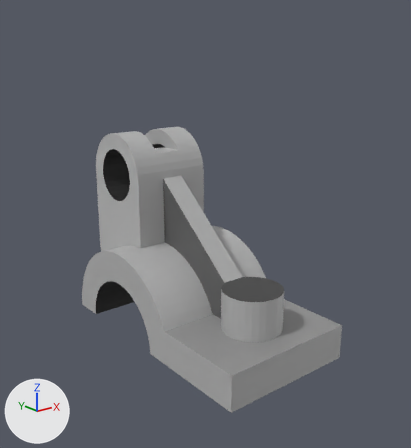
The glTF model Q1d.gltf, before and after one commit.
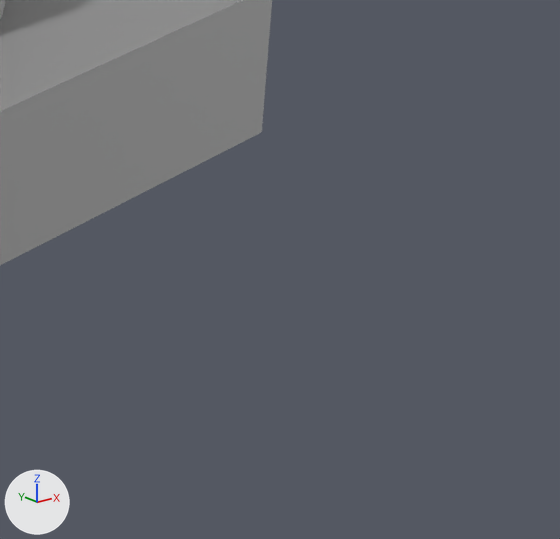
The first picture shows the older version from a 50 mm camera at (-14.6, -19.2, 12.4) aimed at (-1.9, -3.4, 6.1). The close-ups show both versions on the part from 68% to 99% of the width and 73% to 100% of the height of that picture; other places that the commit changed are outside them. The axes (+X, +Y, +Z) are drawn at lower left. The lights are the same throughout. Where no turn or scale is listed for an object, it has been applied to the vertices.

The older version as bpy lines, for what is in view:
```python
me_q1d = bpy.data.meshes.new('Q1d')
me_q1d.from_pydata(...)  # 324 vertices, 652 faces; spans x -3.0..3.0, y -2.2..9.2, z 0.0..8.7
# faces by material slot: [347, 39, 122, 68, 24, 28, 24]
me_q1d.materials.append(mat_material_001)  # grey #b4b4b4
me_q1d.materials.append(mat_material_006)  # black #1d1d1d
me_q1d.materials.append(mat_material_008)  # grey #bdbdbd
me_q1d.materials.append(mat_material_004)  # black #2e2e2e
me_q1d.materials.append(mat_material_005)  # black #424242
me_q1d.materials.append(mat_material_007)  # grey #929292
me_q1d.materials.append(mat_material_003)  # dark grey #636363
ob_q1d = bpy.data.objects.new('Q1d', me_q1d)
ob_q1d.location = (0.0, -4.0, 0.0)
```
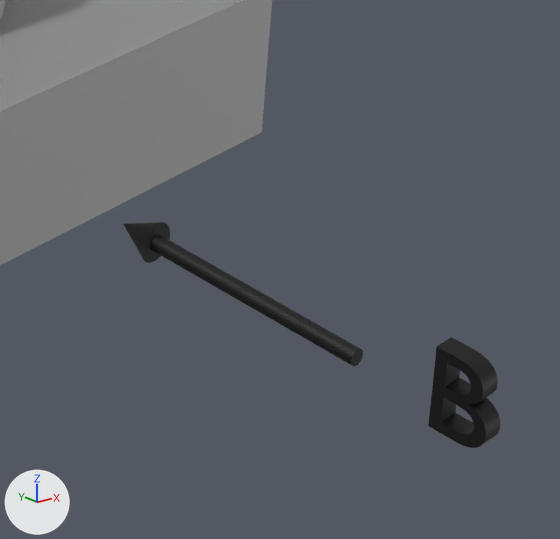
Boxes [x1, y1, x2, y2] around the edits, measured in the close-ups (560 x 539 px):
'Text.001', added (black)
    after: [428, 337, 500, 448]
'Cylinder.002', added (black)
    after: [150, 234, 363, 366]
'Cone.002', added (black)
    after: [123, 222, 170, 263]

What changed in the scene script:
```text
Add mat_material_010:
    mat_material_010 = principled_material('Material.010')
    mat_material_010.base_color = (0.0, 0.0, 0.0)  # black #000000
Add mat_material_009:
    mat_material_009 = principled_material('Material.009')
    mat_material_009.base_color = (0.0, 0.0, 0.0)  # black #000000
Add me_text_002:
    me_text_002.from_pydata(...)  # 212 vertices, 428 faces; spans x -0.181..0.0, y -0.543..-0.075, z 0.0..0.682
    me_text_002.materials.append(mat_material_010)  # black #000000
Add me_cylinder_002:
    me_cylinder_002.from_pydata(...)  # 64 vertices, 124 faces; spans x -0.07..0.07, y -1.8..0.28, z -0.07..0.07
    me_cylinder_002.materials.append(mat_material_009)  # black #000000
Add me_cone_002:
    me_cone_002.from_pydata(...)  # a 32-sided cone pointing to +y spanning x -0.174..0.174, y -0.174..0.174, z -0.174..0.174
    me_cone_002.materials.append(mat_material_009)  # black #000000
Add ob_text_001:
    ob_text_001 = bpy.data.objects.new('Text.001', me_text_002)
    ob_text_001.location = (0.129, -10.061, 0.494)
Add ob_cylinder_002:
    ob_cylinder_002 = bpy.data.objects.new('Cylinder.002', me_cylinder_002)
    ob_cylinder_002.location = (-0.126, -7.736, 0.78)
Add ob_cone_002:
    ob_cone_002 = bpy.data.objects.new('Cone.002', me_cone_002)
    ob_cone_002.location = (-0.126, -7.396, 0.78)
```
